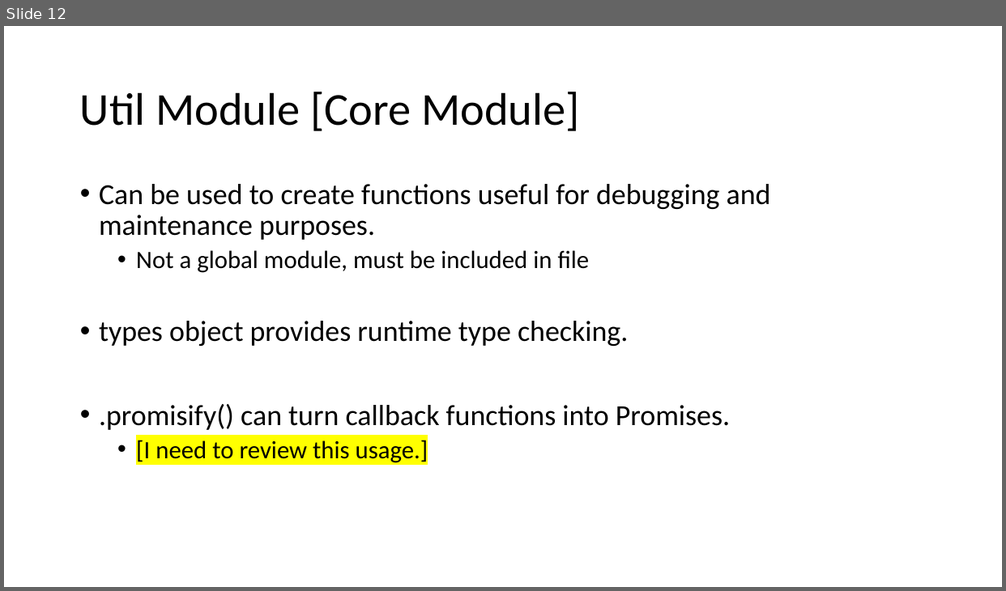
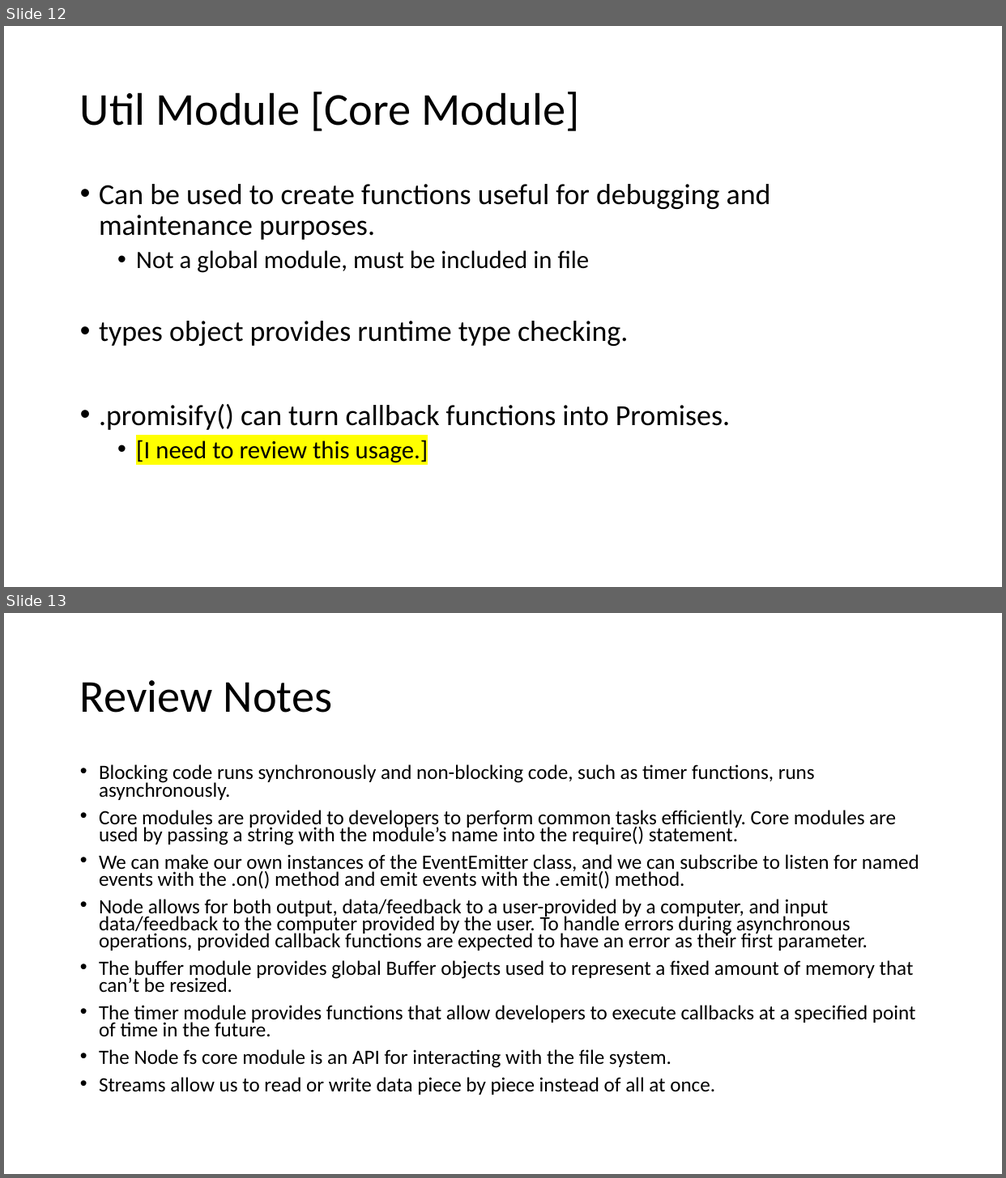
Before and after one commit to RyanK-TFATF/nodejs_express_practice, a slide deck: notes/node.js.pptx. Shown one above the other, each under a label of ours: slide 12 before the commit, slides 12 and 13 after it. The pictures are 1006x591 and 1006x1178 pixels, drawn with LibreOffice and Linux fonts; fonts in the diff are those of the drawing. Boxes give left, top, right and bottom in pixels: in the first picture for what was removed or moved away, otherwise in the second. Text is boxed around its words. In the diff, an @@ line names an element or a change of style, - is before the commit and + after.

```diff
--- a/notes/node.js.pptx
+++ b/notes/node.js.pptx
@@ slide 13 added at bbox=[4, 613, 1002, 1174], background #FFFFFF @@
@@ title added at bbox=[80, 680, 333, 713], 44 pt, text #000000 @@
+Review Notes
@@ text added at bbox=[99, 764, 919, 1095], 19.6 pt, text #000000 @@
+• Blocking code runs synchronously and non-blocking code, such as timer functions, runs asynchronously.
+• Core modules are provided to developers to perform common tasks efficiently. Core modules are used by passing a string with the module’s name into the require() statement.
+• We can make our own instances of the EventEmitter class, and we can subscribe to listen for named events with the .on() method and emit events with the .emit() method.
+• Node allows for both output, data/feedback to a user-provided by a computer, and input data/feedback to the computer provided by the user. To handle errors during asynchronous operations, provided callback functions are expected to have an error as their first parameter.
+• The buffer module provides global Buffer objects used to represent a fixed amount of memory that can’t be resized.
+• The timer module provides functions that allow developers to execute callbacks at a specified point of time in the future.
+• The Node fs core module is an API for interacting with the file system.
+• Streams allow us to read or write data piece by piece instead of all at once.
```
